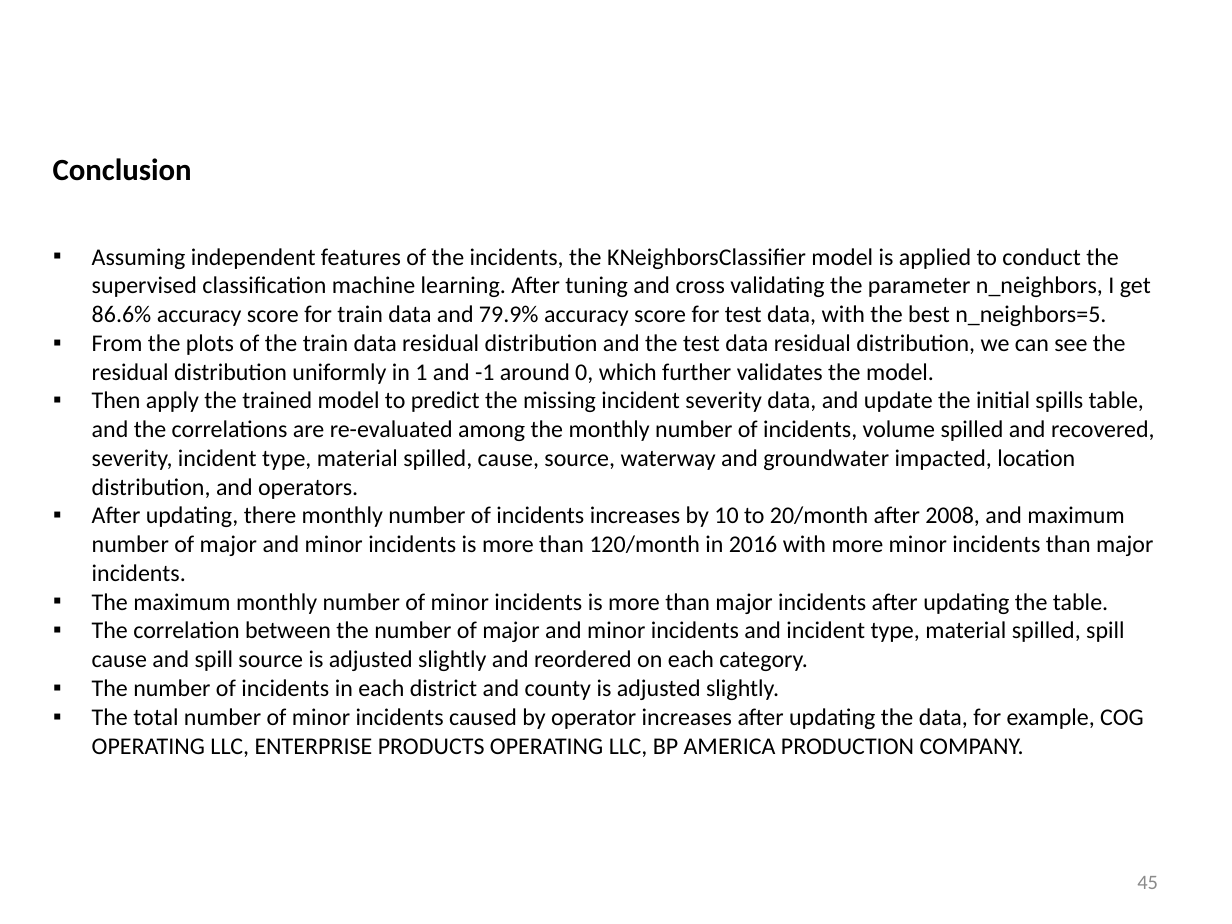
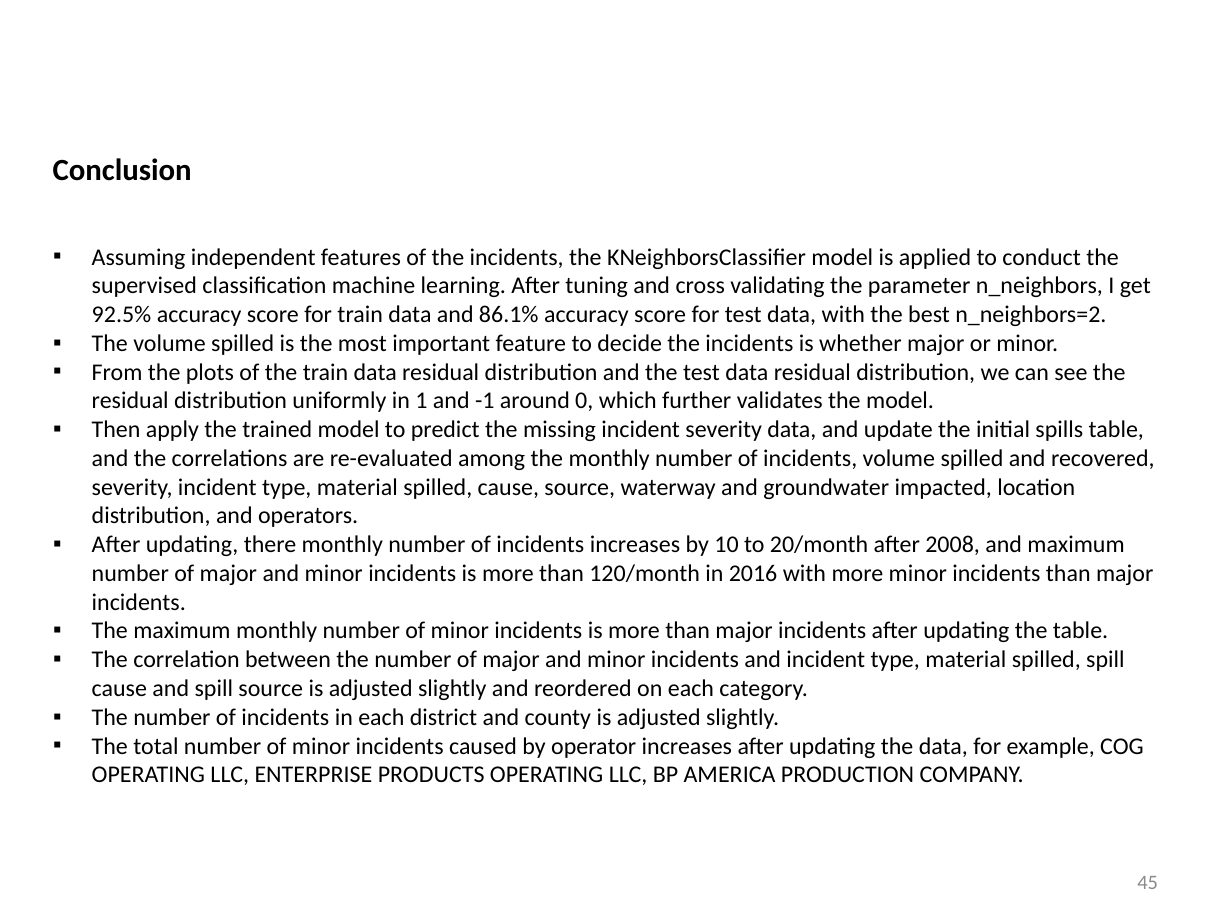
Before and after one commit to Jingxiang6/capstone_projection_1_new_mexico_ocd_oil_gas_well_incident_data_practice, a slide deck: slide 45 of capstone_project1_New_Mexico_Well_Oil_Gas_Spill_Incidents.pptx. Drawn at 1232x924 pixels with LibreOffice and Linux fonts; fonts in the diff are those of the drawing. Boxes give left, top, right and bottom in pixels: in the first picture for what was removed or moved away, otherwise in the second. Text is boxed around its words. In the diff, an @@ line names an element or a change of style, - is before the commit and + after.

```diff
--- a/capstone_project1_New_Mexico_Well_Oil_Gas_Spill_Incidents.pptx
+++ b/capstone_project1_New_Mexico_Well_Oil_Gas_Spill_Incidents.pptx
@@ text at [92, 248, 1151, 355]: text changed @@
-▪ Assuming independent features of the incidents, the KNeighborsClassifier model is applied to conduct the supervised classification machine learning. After tuning and cross validating the parameter n_neighbors, I get 86.6% accuracy score for train data and 79.9% accuracy score for test data, with the best n_neighbors=5.
+▪ Assuming independent features of the incidents, the KNeighborsClassifier model is applied to conduct the supervised classification machine learning. After tuning and cross validating the parameter n_neighbors, I get 92.5% accuracy score for train data and 86.1% accuracy score for test data, with the best n_neighbors=2.
+▪ The volume spilled is the most important feature to decide the incidents is whether major or minor.
```
Also in this commit, not shown: 2 other slides changed, 4 other files.
